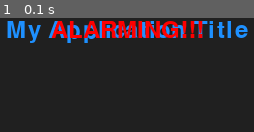
Above: before the commit, frame 1.
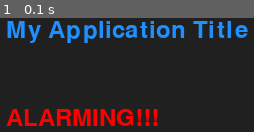
Above: after the commit, the same moment.

Repository: danstoner/python_experiments
Game: pygame game, started from PiTFT/alert_and_button.py
Same seed, same stepped clock (60 frames per second), same inputs: the game is played once before the commit and once after it. The source is Python 2; it was converted automatically to run under Python 3.
Inputs:
- Up to frame 1 (0.1 s): no input

The runs differ from the first frame. In frame 1, 10% of the frame differs, in the area x 2-80%, y 2-95%.

Commit message:
broken. Should have branched!

Diff:
--- a/PiTFT/alert_and_button.py
+++ b/PiTFT/alert_and_button.py
@@ -1,6 +1,6 @@
 import pygame
 import time
-
+import eztext
 import sys
 # SDL_FBDEV change is required for the Raspberry Pi PiTFT by AdaFruit
 import os
@@ -41,8 +41,14 @@
 text = font.render("My Application Title", 1, BLUE)
 textpos = text.get_rect()
 textpos.centerx = background.get_rect().centerx
+
+txtbx=eztext.Input(maxlength=10, color=WHITE,y=3,prompt='Ready to Scan: ')
+txtbx.focus=True
+
 background.blit(text, textpos)
+txtbx.draw(window)
 window.blit(background, (0, 0))
+
 pygame.display.flip()
 
 def pollforquit():
@@ -55,10 +61,11 @@
 
 def repeat_alarm(alarming):
     alarm_state = alarming
-    text = font.render("ALARMING!!!", 1, RED)
-    textpos = text.get_rect()
-    textpos.centerx = background.get_rect().centerx
-    background.blit(text, textpos)
+    alarm_text = font.render("ALARMING!!!", 1, RED)
+    alarm_textpos = text.get_rect()
+    alarm_textpos.centerx = background.get_rect().centerx
+    alarm_textpos.centery = background.get_rect().centery
+    background.blit(alarm_text, alarm_textpos)
     window.blit(background, (0, 0))
 
 #    background.blit(text,textpos)
@@ -88,7 +95,19 @@
 # Main Event Loop
 while running:
     if alarming:
+
         alarming = repeat_alarm(alarming)
+    else:
+        alarm_text = font.render("READY", 1, GREEN)
+        alarm_textpos = alarm_text.get_rect()
+        alarm_textpos.centerx = background.get_rect().centerx
+        alarm_textpos.centery = background.get_rect().centery
+    background.blit(alarm_text, alarm_textpos)
+    window.blit(background, (0, 0))
+
+#    background.blit(text,textpos)
+    pygame.display.flip()
+
     # put the process to sleep to share CPU and reduce resource consumption while idling
     pygame.time.wait(15)  # time in ms
     if not debug:
